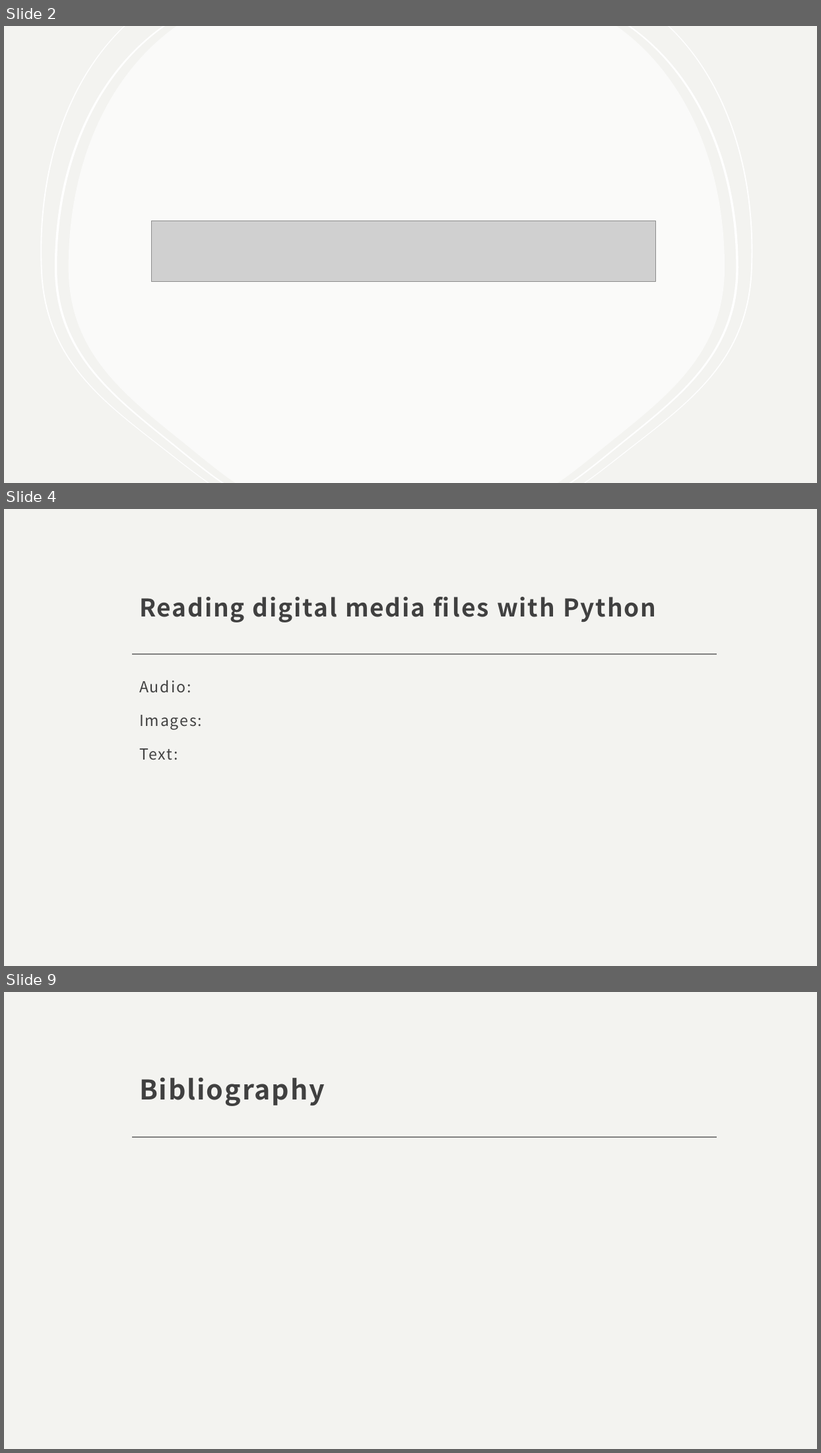
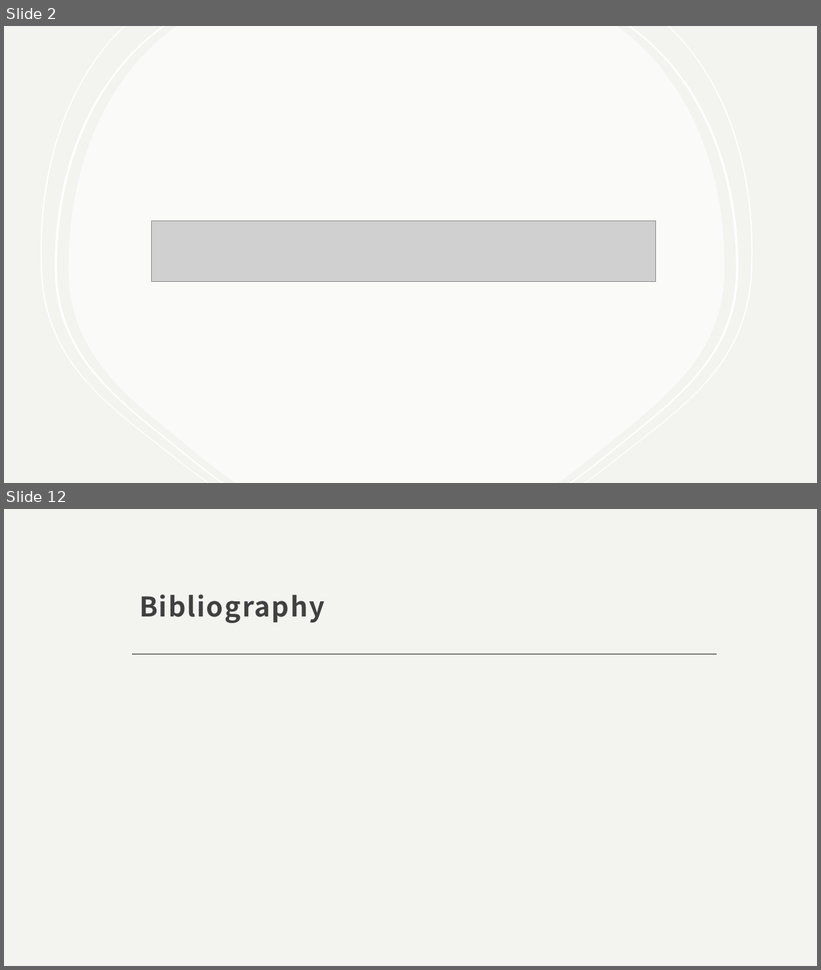
Before and after one commit to phileasdg/Image_and_Audio_Generation_and_Editing_using_Python, a slide deck: Independent study_final_presentation.pptx. Shown one above the other, each under a label of ours: slides 2, 4 and 9 before the commit, slides 2 and 12 after it; the slides between them are not shown. The pictures are 821x1453 and 821x970 pixels, drawn with LibreOffice and Linux fonts; fonts in the diff are those of the drawing; grey boxes stand for pictures. Boxes give left, top, right and bottom in pixels: in the first picture for what was removed or moved away, otherwise in the second. Text is boxed around its words. In the diff, an @@ line names an element or a change of style, - is before the commit and + after.

```diff
--- a/Independent study_final_presentation.pptx
+++ b/Independent study_final_presentation.pptx
@@ slide 4 removed at (4,509,817,966), background #F3F3F0; not listed: 1 template element that a slide beside it also shows @@
@@ title removed at (139,597,656,623) @@
-Reading digital media files with Python
@@ text removed at (139,680,202,760) @@
-Audio:
-Images:
-Text:
@@ what was slide 9 is now slide 12 @@
```
Also in this commit, not shown: 2 slides changed, 7 slides added, 3 other slides removed, 1 other file.
